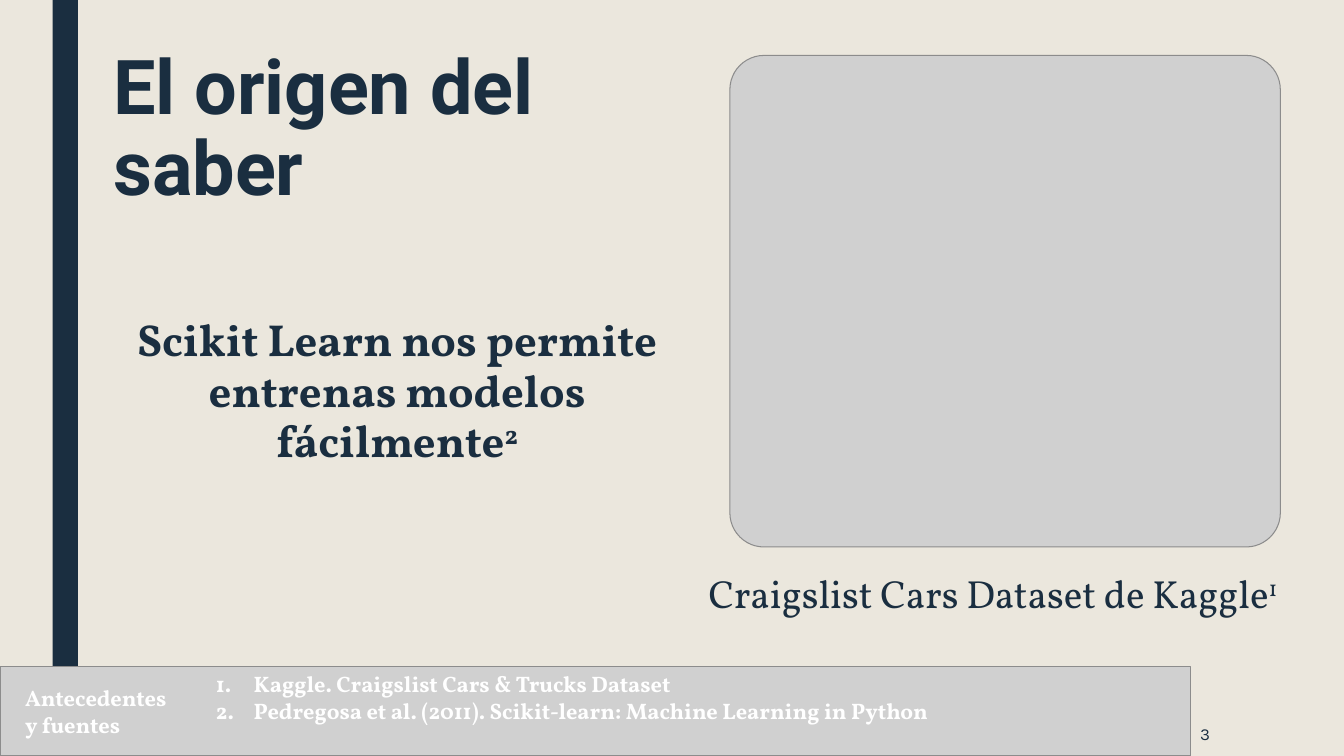
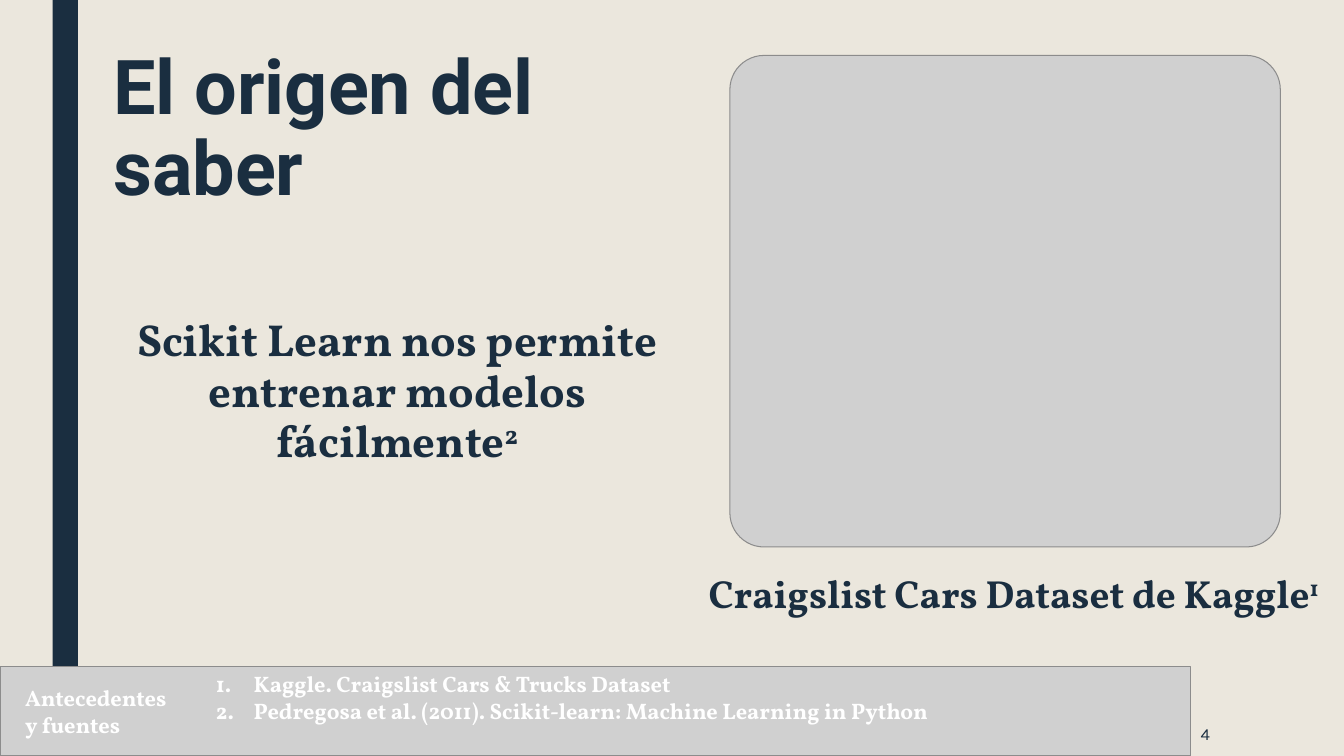
Before and after one commit to ninogoddess/proyecto-autos, a slide deck: slide 4 of entregas/Choque de realidad celso presentacion 1.pptx (slide 3 before the commit). Drawn at 1344x756 pixels with LibreOffice and Linux fonts; fonts in the diff are those of the drawing; grey boxes stand for pictures. Boxes give left, top, right and bottom in pixels: in the first picture for what was removed or moved away, otherwise in the second. Text is boxed around its words. In the diff, an @@ line names an element or a change of style, - is before the commit and + after.

```diff
--- a/entregas/Choque de realidad celso presentacion 1.pptx
+++ b/entregas/Choque de realidad celso presentacion 1.pptx
@@ text at [137, 324, 657, 427]: text changed @@
-Scikit Learn nos permite entrenas modelos fácilmente2
+Scikit Learn nos permite entrenar modelos fácilmente2
@@ text "Craigslist Cars Dataset de Kaggle1" at [709, 580, 1176, 618]: bold on @@
@@ page number at [1201, 729, 1210, 740]: text changed @@
-3
+4
```
Also in this commit, not shown: 3 other slides changed, 2 slides added, 47 other files.
